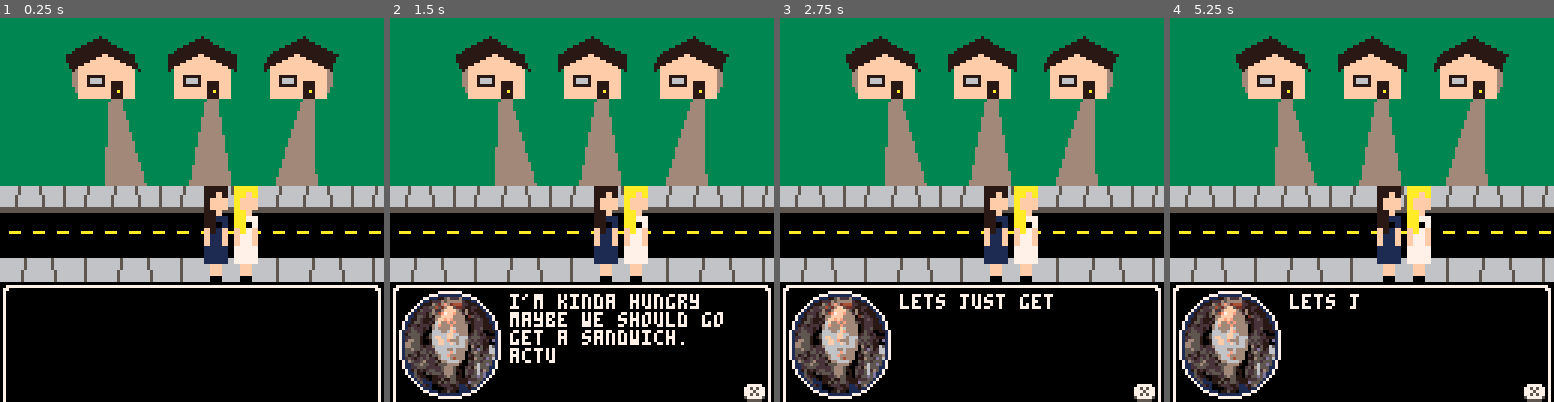
Above: before the commit, frames 1-4 (left to right).
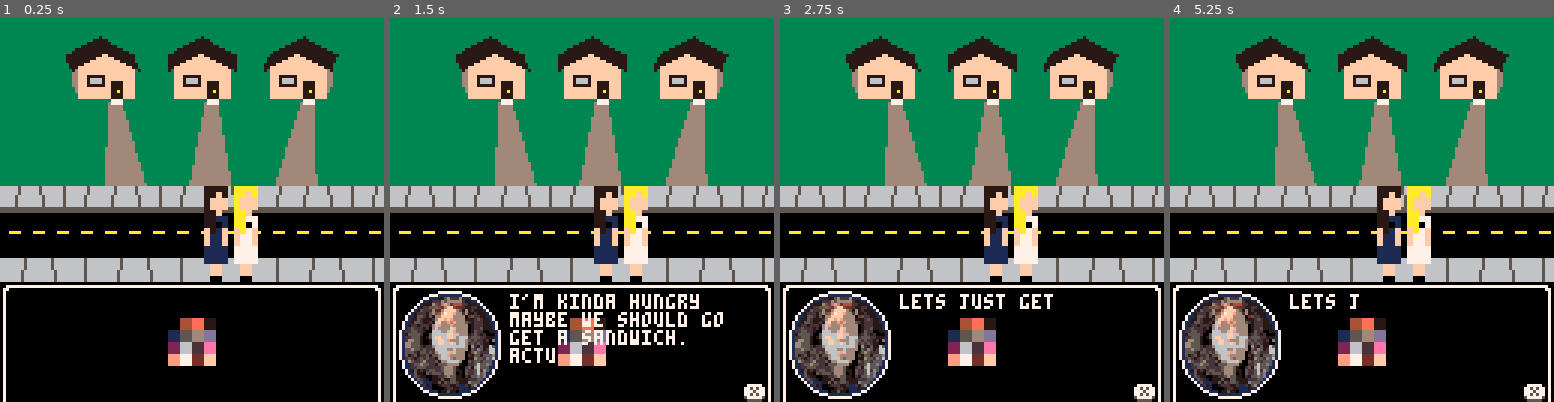
Above: after the commit, the same moments.

Repository: Minimistro32/kate
Game: PICO-8 cartridge kate.p8
Same seed, same stepped clock (60 frames per second), same inputs: the game is played once before the commit and once after it.
Inputs:
- Up to frame 1 (0.25 s): no input
- Up to frame 2 (1.5 s): tap O (Z key) at 0.33, 0.7, 1.43 s; tap X (X key) at 1.07 s
- Up to frame 3 (2.75 s): hold Left 1.97-2.37 s; tap X (X key) at 2.07, 2.4, 2.73 s; tap O (Z key) at 2.22 s; hold Down from 2.42 s (still down)
- Up to frame 4 (5.25 s): release Down at 2.82 s; hold Right 2.87-3.53 s; tap X (X key) every 0.33 s from 3.07 to 5.07 s; tap O (Z key) at 3.1, 3.98, 4.87 s; hold Up 3.58-4.08 s; hold Right 4.13-4.53 s; hold Down 4.58-5.08 s; hold Left from 5.13 s (still down)

The runs differ from the first frame. In frame 1, 1.6% of the frame differs, in the area x 28-83%, y 21-91%; in frame 2, 1.3%; in frame 3, 1.6%; in frame 4, 1.6%.

Commit message:
groundwork for events

Diff:
--- a/kate.p8
+++ b/kate.p8
@@ -166,9 +166,9 @@
 
 -->8
 --DRAW
-function draw_ui()
+function drw_ui()
+	--border
 	color(7)
-	--border
 	line(1,128,1,89)
 	pset(2,90,7)
 	line(126,89)
@@ -176,27 +176,19 @@
 	line(126,128)
 
 	--color debug
-	-- draw_pal(4,{56,100})
+	drw_pal(4,{56,100})
 
 	--text debug
 	-- print(tb.t_start,0,0,7)
 	-- print(tb.box_text,0,0,7)
 	-- print(tb.buffer,0,6,7)
 
-	--controls
+	--print pos
+	-- print(x_pos, 64, 100, 7)
+	-- print(y_pos, 64, 106, 7)
+
 	if tb.is_active then
-		slide=1
-		print('\^:0000003e7f7f7f3e',justify(7,3,slide),120,5)
-		print('❎',justify(7,3,slide),122+tonum(x_pressed),7)
-
-
-		slide=abs(slide-1)
-		justify_text_box(slide)
-
-		--face
-		ovalfill(justify(1,3,slide),91,justify(1,36,slide),126,1)
-		sspr(64,32,30,32,justify(30,5,slide),93,30,32)
-		oval(justify(1,3,slide),91,justify(1,36,slide),126,7)
+		drw_text_box(tb, 50)
 	end
 
 	--bevel
@@ -210,25 +202,28 @@
 	rectfill(0,56,128,128,0)
 	palt(0, false)
 	palt(14, true)
-	draw_ui()
-	if tb.is_active then
-		drw_text_box(tb, 50)
-	end
+
+	drw_ui()
 
 	--sidewalk
 	for i=0,4 do
-		spr(128,0 + i*32 - ((x_scroll*2) % 32),56,4,4)
+		spr(128,i*32 - ((x_scroll*2) % 32),56,4,4)
 	end
 
 	--houses
 	for i, palette in pairs(houses) do
 		house_x = 19 + i*32 + flr(i/4)*32 - (x_scroll % 128)
 		house_angle=0.0009765625*house_x+0.4375
+		drw_house(house_x,21,house_angle,palette)
+ 		--path
 		path_off=sin(house_angle)*18
-		draw_house(house_x,21,house_angle,palette)
 		polyfill({house_x+2,27,house_x+5,27,house_x+10-path_off,55,house_x-3-path_off,55},9)
-		-- line(house_x+3,27,house_x+3,55,9)
-		-- line(house_x+3,27,house_x+3,55,9)
+
+		local col = 7
+		if x_pos>=house_x+1 and x_pos<=house_x+3 and y_pos>=22 and y_pos<=24 then
+			col=3
+		end
+		rectfill(house_x+2,27,house_x+5,28,col)
 	end
 
 	--kate
@@ -247,7 +242,12 @@
 	end
 end
 
-function draw_house(x, y, angle, palette)
+function drw_btn(icon,x,y,pressed)
+    print('\^:0000003e7f7f7f3e',x,y-2,5)
+    print(icon,x,y+tonum(pressed),7)
+end
+
+function drw_house(x, y, angle, palette)
 	--data
 	d=10
 	w=18
@@ -267,8 +267,7 @@
 		line(x+((w/2)*sgn(x_off))+x_off,y+(-h/2)+y_off+i,x+((w/2)*sgn(x_off)),y+(-h/2)+i,palette["side"])
 	end
 	--front
-	rectfill(x-(w/2),y+(h/2),x+(w/2),y-(h/2),palette["front"]) --todo: remove this rectfill change polyfill below to pentagon
-	polyfill({x-(w/2),y+(h/2),x,y+(h/2)+roof_off,x+(w/2),y+(h/2),x,y+(h/2)},palette["front"])
+	polyfill({x-(w/2),y+(h/2),x,y+(h/2)+roof_off,x+(w/2),y+(h/2),x+(w/2),y-(h/2),x-(w/2),y-(h/2)},palette["front"])
 	--roof
 	polyfill({x-(w/2)-overhang,y+(h/2)-hang_off,x+x_off-(w/2)-overhang,y+y_off+(h/2)-hang_off,x+x_off,y+y_off+(h/2)+roof_off,x,y+(h/2)+roof_off},12)
 	polyfill({x+x_off,y+y_off+(h/2)+roof_off,x,y+(h/2)+roof_off,x+(w/2)+overhang,y+(h/2)-hang_off,x+x_off+(w/2)+overhang,y+y_off+(h/2)-hang_off},12)
@@ -291,7 +290,7 @@
 function polyfill(coords, col)
 	--build_obj
 	points={}
-	for i=1,8,2  do
+	for i=1,#coords,2  do
 		add(points,{x=coords[i],y=coords[i+1]})
 	end
 
@@ -325,7 +324,7 @@
 
 -->8
 --JUNK
-function draw_pal(size, pos)
+function drw_pal(size, pos)
 	for i=0,3 do
 		for j=0,3 do
 			rectfill(pos[1]+i*size,pos[2]+j*size,pos[1]+i*size+(size-1),pos[2]+j*size+(size-1),i*4+j)
@@ -333,7 +332,7 @@
 	end
 end
 
-function draw_junk()
+function drw_junk()
 	palt(6, true)
 	spr(4,64,64,2,2)
 	palt()
--- a/textbox.lua
+++ b/textbox.lua
@@ -99,9 +99,7 @@
 
 function _drw_ui(tb, speed)
     slide=1
-    print('\^:0000003e7f7f7f3e',justify(7,3,slide),120,5)
-    print('❎',justify(7,3,slide),122+tonum(x_pressed),7)
-
+    drw_btn('❎',justify(7,3,slide),122,x_pressed)
 
     slide=abs(slide-1)
     justify_text_box(slide)
